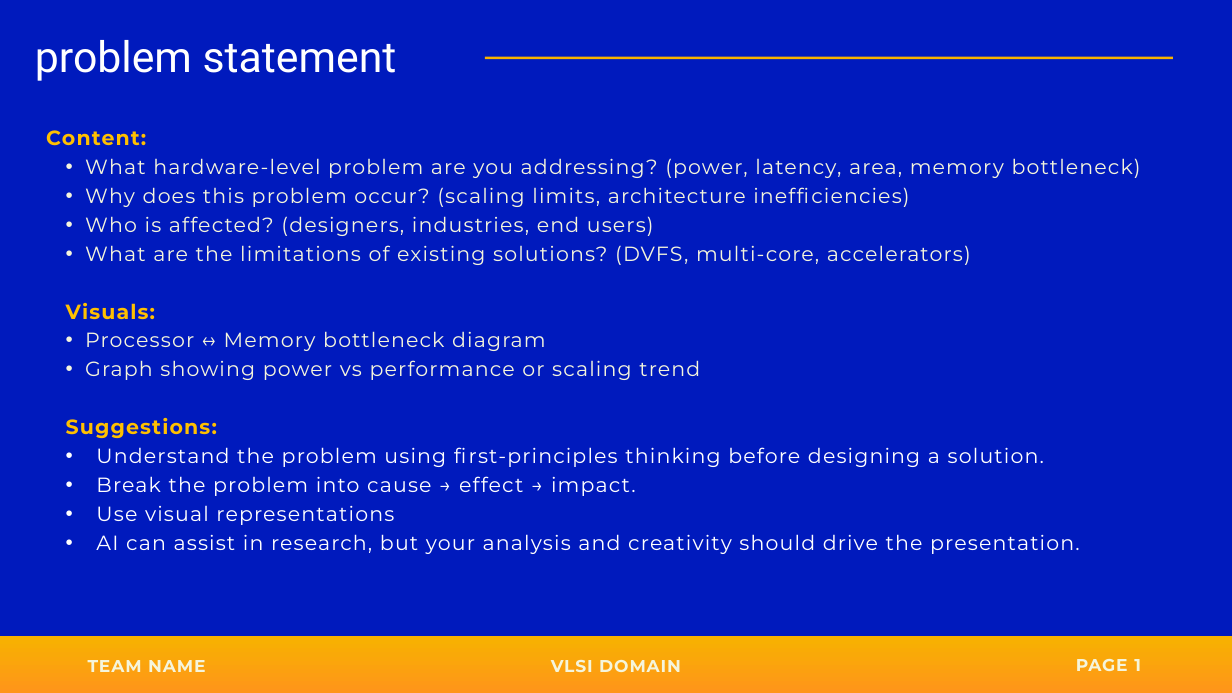
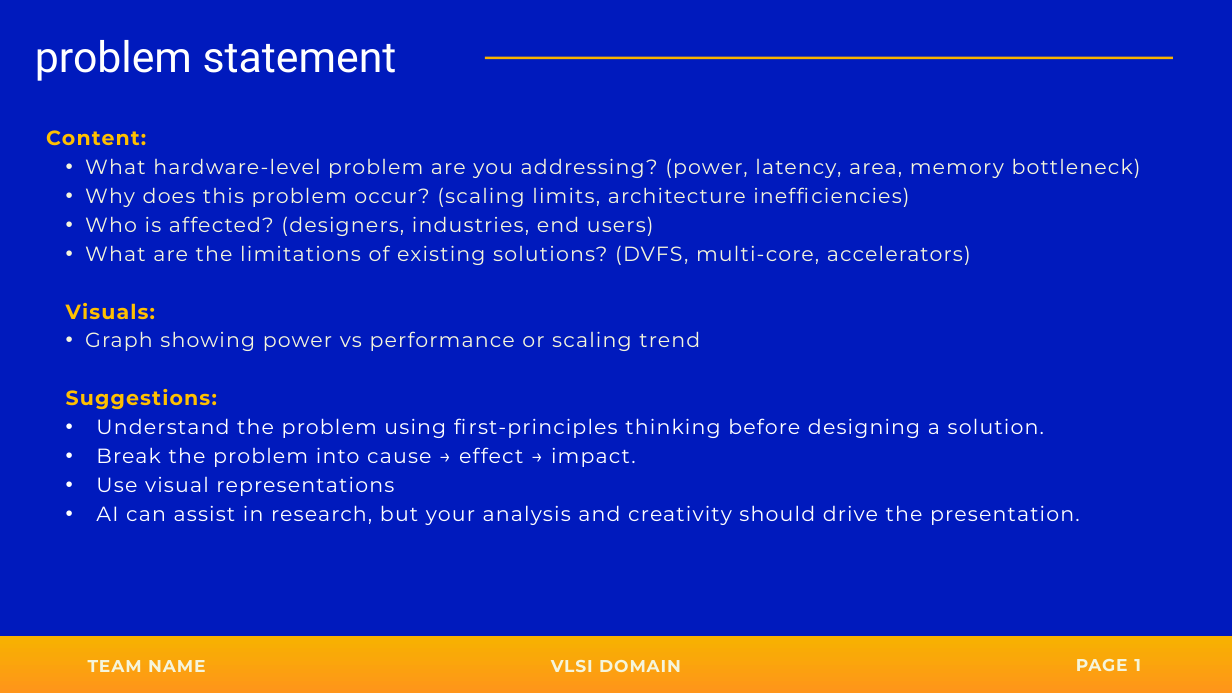
Before and after one commit to dhanushscience/SYMBIOT-2026-WEB, a slide deck: slide 3 of frontend/public/PPT_template/SYMBIOT_2026_VLSI_PPT.pptx. Drawn at 1232x693 pixels with LibreOffice and Linux fonts; fonts in the diff are those of the drawing; background and template pictures are left out. Boxes give left, top, right and bottom in pixels: in the first picture for what was removed or moved away, otherwise in the second. Text is boxed around its words. In the diff, an @@ line names an element or a change of style, - is before the commit and + after.

```diff
--- a/frontend/public/PPT_template/SYMBIOT_2026_VLSI_PPT.pptx
+++ b/frontend/public/PPT_template/SYMBIOT_2026_VLSI_PPT.pptx
@@ text at <box>85,331,546,351</box>: paragraph removed @@
-  • Processor ↔ Memory bottleneck diagram
```
Also in this commit, not shown: 3 other slides changed, 1 other file.
